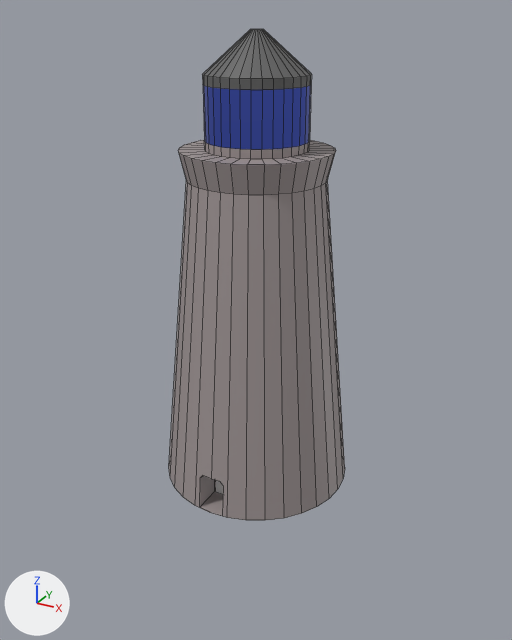
An edit to the Blender file assets/lighthouse.blend, drawn before and after from the same camera.
The view is the same before and after, from a 50 mm camera at (16.8, -30.6, 23.4) aimed at (-0.1, 0.1, 8.0). Arrows for +X, +Y and +Z are at lower left; the lights stay in place. Mesh edges are drawn as thin lines on the coarser meshes.

In view in the first picture: 'Lighthouse-col'.
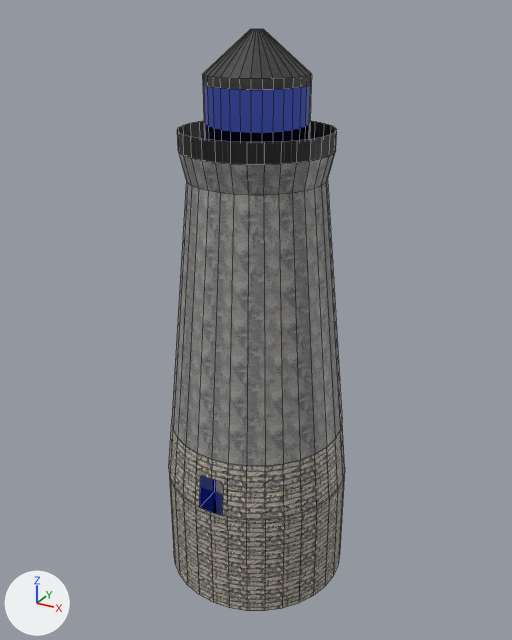
Changed parts and their boxes (x1, y1, x2, y2) in the pictures (512 x 640 px):
'Lighthouse-col', surface changed, reshaped (18% taller)
    before: (169, 29, 345, 520)
    after: (169, 29, 345, 611)
part 1 of me_cylinder, built on
    before: (169, 180, 345, 520)
    after: (169, 121, 345, 611)
part 2 of me_cylinder, surface changed
    both: (202, 29, 312, 90)
part 4 of me_cylinder, recoloured
    both: (178, 151, 335, 195)

The change, as a diff of the scene's bpy script:
```diff
--- a/assets/lighthouse.blend.py
+++ b/assets/lighthouse.blend.py
@@ img_brick_png @@
+img_brick_png = load_image('brick.png', 'brick.png', 100, 100, 'sRGB')
@@ img_railing_png @@
+img_railing_png = load_image('railing.png', 'railing.png', 100, 100, 'sRGB')
@@ img_concrete_png @@
+img_concrete_png = load_image('concrete.png', 'concrete.png', 100, 100, 'sRGB')
@@ img_black_panel_png @@
+img_black_panel_png = load_image('black_panel.png', 'black_panel.png', 100, 100, 'sRGB')
@@ mat_lighthouse_roof @@
 mat_lighthouse_roof = principled_material('Lighthouse Roof')
-mat_lighthouse_roof.base_color = (0.123, 0.123, 0.123)  # dark grey #626262
+mat_lighthouse_roof.texture = img_black_panel_png
@@ mat_bricks @@
+mat_bricks = principled_material('Bricks')
+mat_bricks.texture = img_brick_png
@@ mat_railing @@
+mat_railing = principled_material('Railing')
+mat_railing.texture = img_railing_png
@@ mat_concrete @@
+mat_concrete = principled_material('Concrete')
+mat_concrete.texture = img_concrete_png
@@ me_cylinder @@
 # used by ob_lighthouse_col; location = (0.0, 0.0, -0.04)
-me_cylinder.from_pydata(...)  # 320 vertices, 260 faces; spans x -5.1..5.1, y -5.1..5.1, z -1.0..22.6
+me_cylinder.from_pydata(...)  # 416 vertices, 356 faces; spans x -5.1..5.1, y -5.1..5.1, z -7.3..22.6
+# me_cylinder part 1
+# 33 faces are deleted
+# 32 vertices are added at x -4.8..4.8, y -4.8..4.8, z 2.2
+# 32 new vertices lie (0.0, 0.0, -6.3) away from vertices in x -5.1..5.1, y -5.1..5.1, z -1.0
+# 32 new vertices lie (0.0, 0.0, 1.0) away from vertices in x -3.8..3.8, y -3.8..3.8, z 17.2
+# 32 new faces join them, mat_concrete (picture img_concrete_png)
+# 65 new faces join them, mat_bricks (picture img_brick_png)
+# 32 new faces join them, mat_railing (picture img_railing_png)
+# me_cylinder part 2: 163 kept faces spanning x -3.8..3.8, y -3.8..3.8, z 15.8..22.6 get new texture (UV) coordinates
+# me_cylinder part 3: 1 face spanning x -2.3..2.3, y -2.3..2.3, z 20.5 switches from mat_lighthouse_body (grey #a09696) to mat_bricks (picture img_brick_png)
+# me_cylinder part 4: 97 faces spanning x -3.8..3.8, y -3.8..3.8, z 15.8..17.6 switch from mat_lighthouse_body (grey #a09696) to mat_concrete (picture img_concrete_png)
 me_cylinder.materials.append(mat_windows)
 me_cylinder.materials.append(mat_lighthouse_roof)
+me_cylinder.materials.append(mat_bricks)  # picture img_brick_png
+me_cylinder.materials.append(mat_railing)  # picture img_railing_png
```
